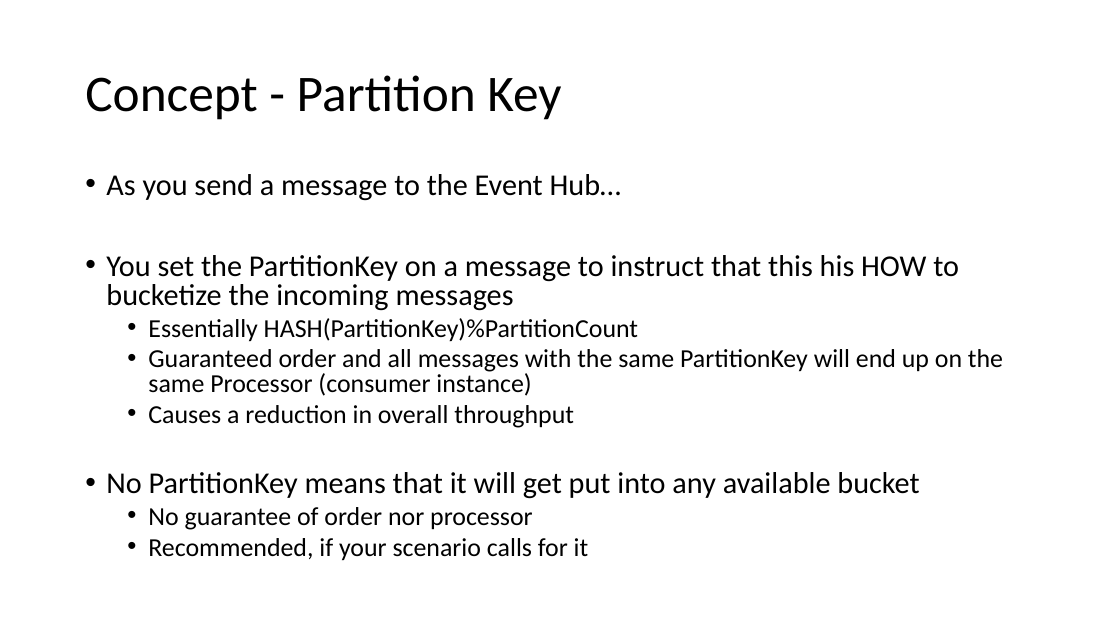
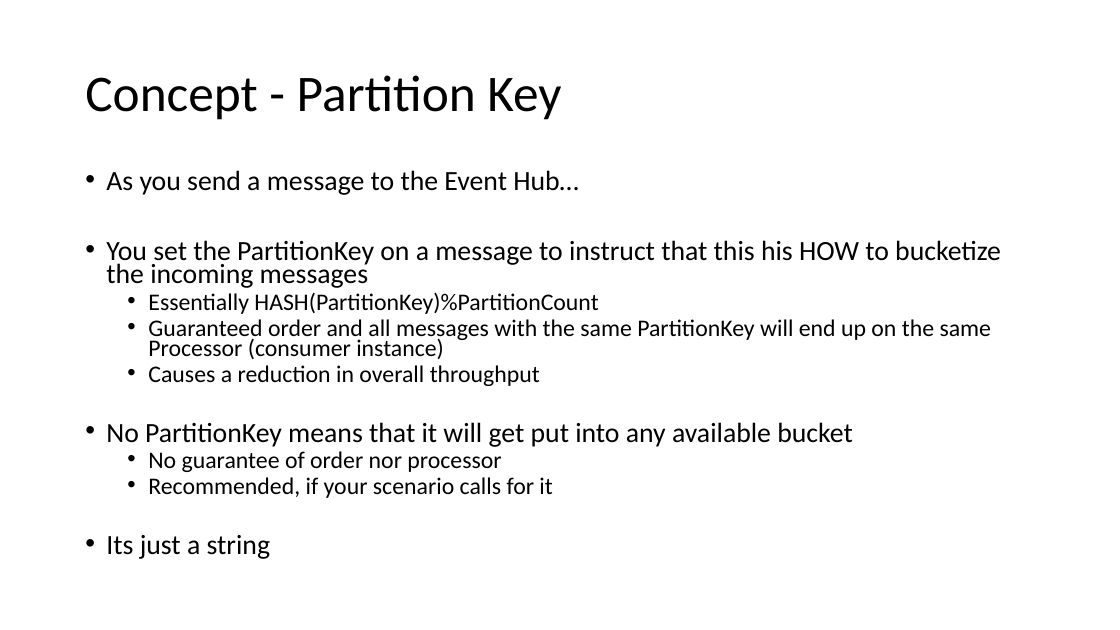
Before and after one commit to nothingmn/presentation-azureeventhubs, a slide deck: slide 6 of Massive scale with Azure Event Hubs for IoT.pptx. Drawn at 1120x630 pixels with LibreOffice and Linux fonts; fonts in the diff are those of the drawing. Boxes give left, top, right and bottom in pixels: in the first picture for what was removed or moved away, otherwise in the second. Text is boxed around its words. In the diff, an @@ line names an element or a change of style, - is before the commit and + after.

```diff
--- a/Massive scale with Azure Event Hubs for IoT.pptx
+++ b/Massive scale with Azure Event Hubs for IoT.pptx
@@ text at (106, 170, 1001, 498): size 25.9 to 23.8 pt in "As you send a message to the ...", "You set the PartitionKey on a message ...", "No PartitionKey means that it will get ..."; size 22.2 to 20.4 pt in "Essentially HASH(PartitionKey)%PartitionCount", "Guaranteed order and all messages with the ...", "Causes a reduction in overall throughput", "No guarantee of order nor processor" and 1 more places; line spacing 0.8 to 0.7 @@
@@ text at (106, 535, 271, 559): paragraph added @@
+• Its just a string
```
Also in this commit, not shown: 6 other slides changed, 2 slides added, 2 other files.
